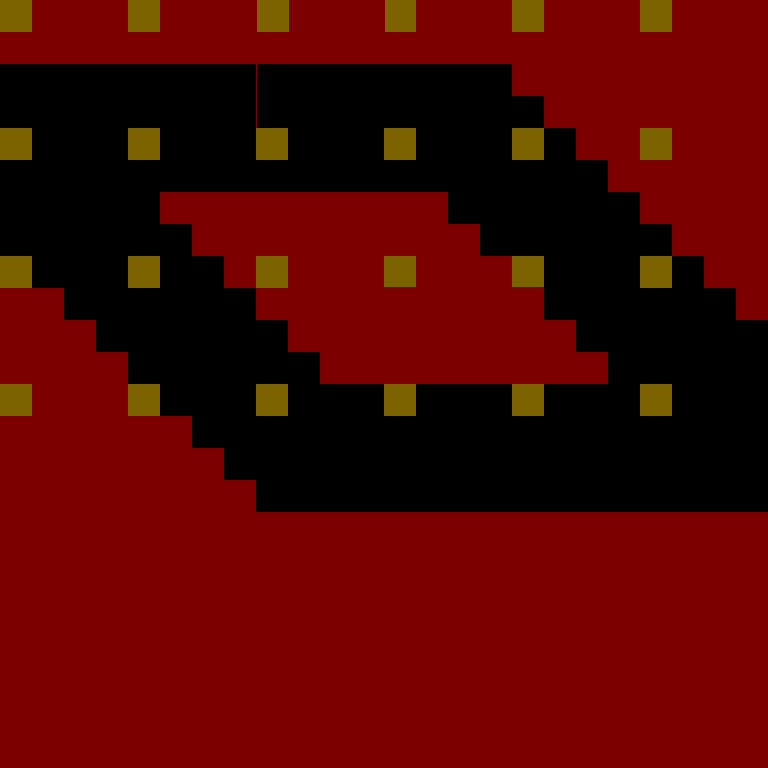
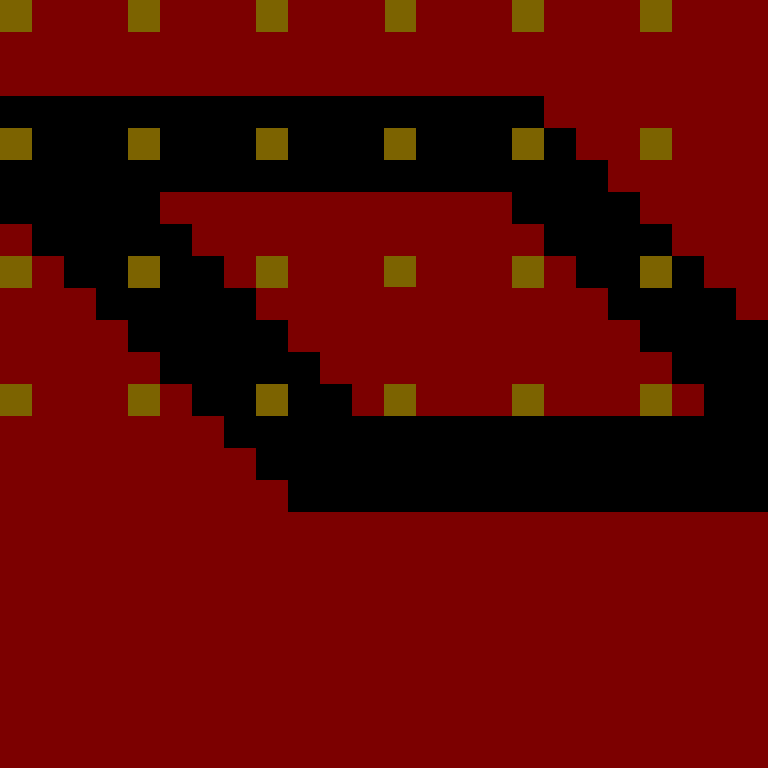
Layer changes from the first 768px x 768px image to the second:
hid "Pasted Layer #34" over [0, 224, 32, 256]
hid "Pasted Layer #26" over [32, 256, 288, 512]
added layer "Pasted Layer #33" above "Pasted Layer #32" over [256, 0, 257, 32]
added layer "Pasted Layer #37" above "Pasted Layer #35" over [672, 384, 704, 416]
added layer "Pasted Layer #35" above "Pasted Layer #36" over [512, 287, 544, 288]
added layer "Pasted Layer #36" above "Pasted Layer #28" over [352, 384, 384, 416]
added layer "Pasted Layer #4" above "Pasted Layer #3" over [480, 192, 576, 288]
added layer "Pasted Layer #3" above "Pasted Layer #2" over [448, 192, 544, 288]
added layer "Pasted Layer #2" above "Pasted Layer #1" over [576, 288, 672, 384]
added layer "Pasted Layer #1" above "Layer #4" over [544, 288, 640, 384]
added layer "Layer #4" above "Layer #3" over [0, 0, 704, 512]
hid "Layer #2" over [0, 0, 704, 512]